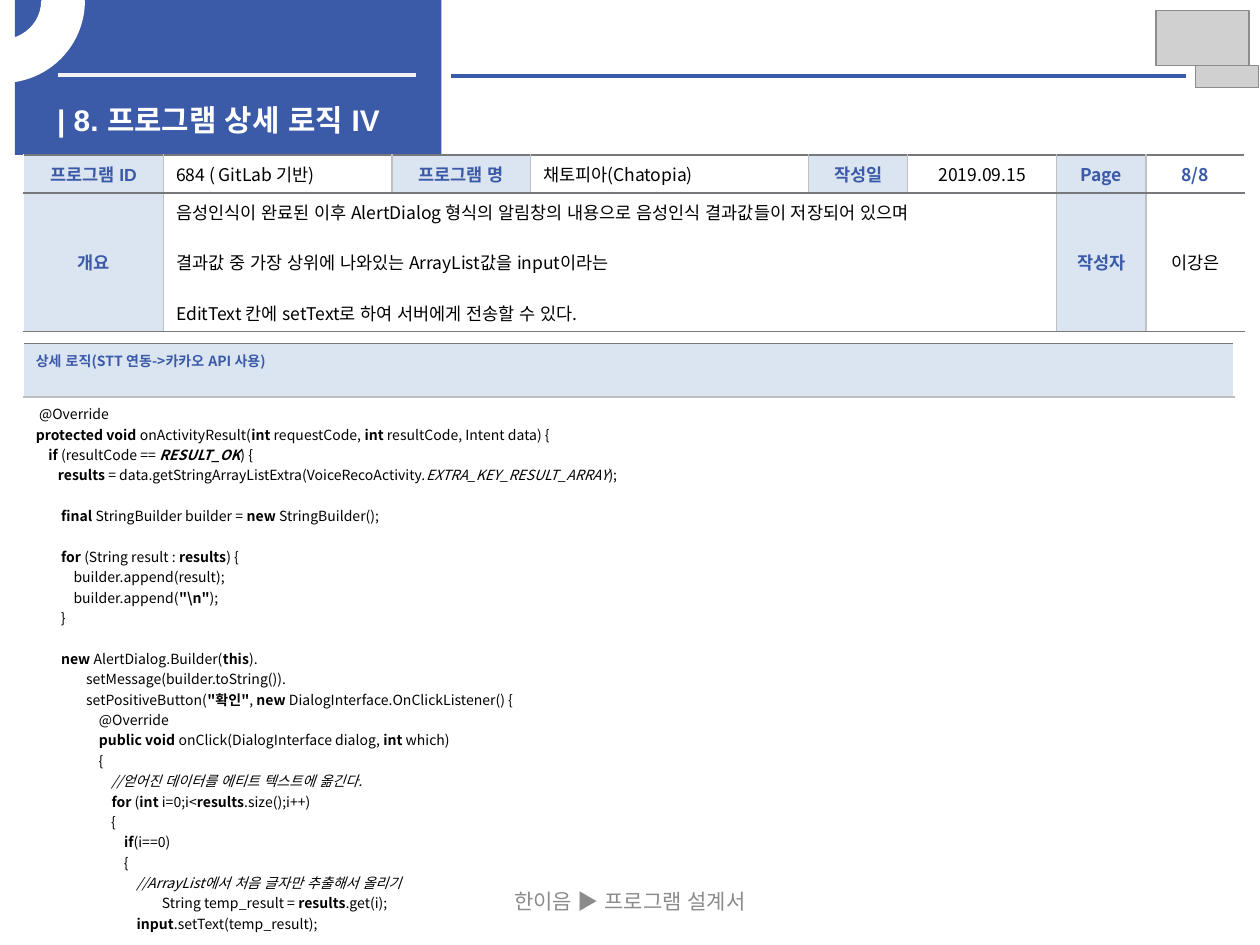
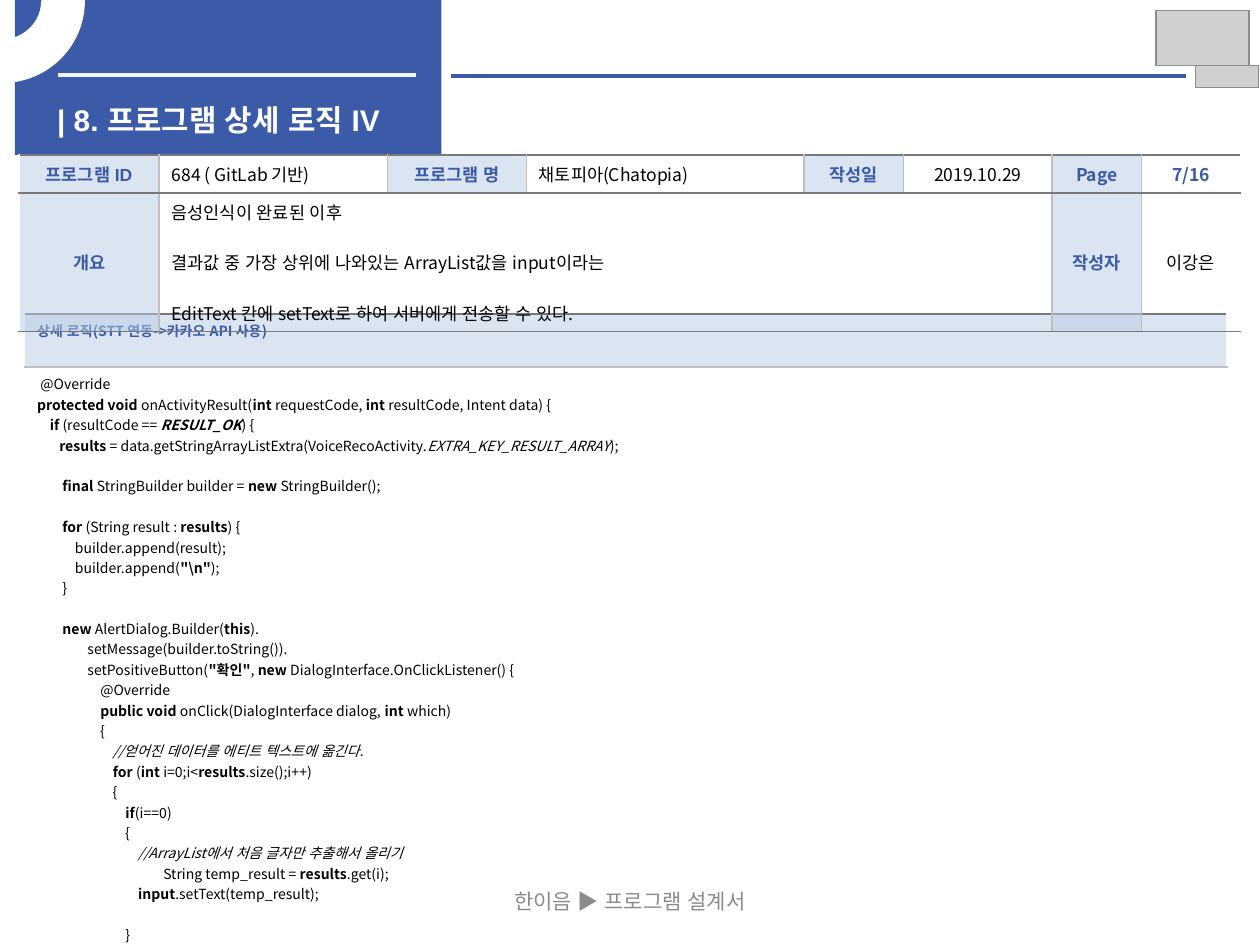
Before and after one commit to jee00609/Chatting, a slide deck: slide 21 of SW개발_HW 제작 설계서.pptx (slide 18 before the commit). Drawn at 1260x945 pixels with LibreOffice and Linux fonts; fonts in the diff are those of the drawing; grey boxes stand for pictures. Boxes give left, top, right and bottom in pixels: in the first picture for what was removed or moved away, otherwise in the second. Text is boxed around its words. In the diff, an @@ line names an element or a change of style, - is before the commit and + after.

```diff
--- a/SW개발_HW 제작 설계서.pptx
+++ b/SW개발_HW 제작 설계서.pptx
@@ table at [19,155,1240,329] @@
-row 1, column 6: 2019.09.15
+row 1, column 6: 2019.10.29
-row 1, column 8: 8/8
+row 1, column 8: 7/16
-row 2, column 2: 음성인식이 완료된 이후 AlertDialog 형식의 알림창의 내용으로 음성인식 결과값들이 저장되어 있으며 / 결과값 중 가장 상위에 나와있는 ArrayList값을 input이라는 / EditText 칸에 setText로 하여 서버에게 전송할 수 있다.
+row 2, column 2: 음성인식이 완료된 이후 / 결과값 중 가장 상위에 나와있는 ArrayList값을 input이라는 / EditText 칸에 setText로 하여 서버에게 전송할 수 있다.
@@ table: place and size @@
-table at [23,155,1244,326]
+table at [19,155,1240,329]
@@ table: place and size @@
-table at [23,344,1234,945]
+table at [25,314,1227,945]
```
Also in this commit, not shown: 16 other slides changed, 11 slides added.
